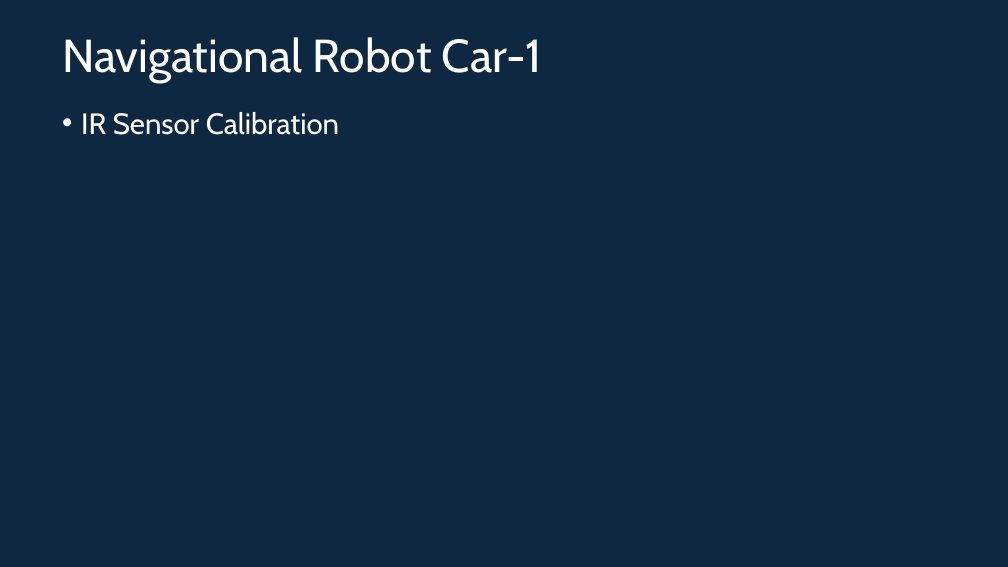
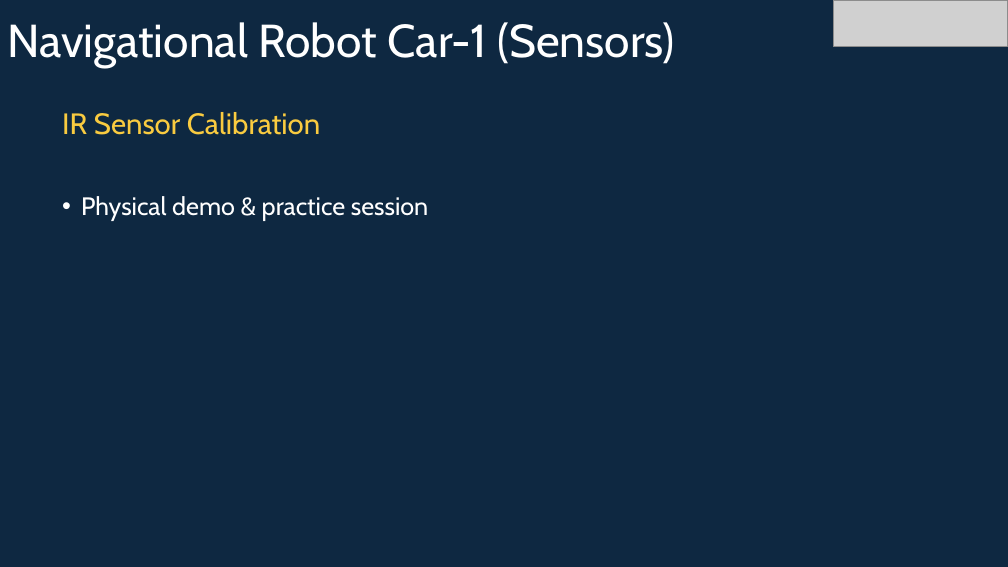
Before and after one commit to info-zas/Training, a slide deck: slide 16 of GPREC/04_Navigational_Robot_Car-1-Sensors/ZASRobotics_Car-1.pptx (slide 11 before the commit). Drawn at 1008x567 pixels with LibreOffice and Linux fonts; fonts in the diff are those of the drawing; grey boxes stand for pictures. Boxes give left, top, right and bottom in pixels: in the first picture for what was removed or moved away, otherwise in the second. Text is boxed around its words. In the diff, an @@ line names an element or a change of style, - is before the commit and + after.

```diff
--- a/GPREC/04_Navigational_Robot_Car-1-Sensors/ZASRobotics_Car-1.pptx
+++ b/GPREC/04_Navigational_Robot_Car-1-Sensors/ZASRobotics_Car-1.pptx
@@ title at [8, 22, 675, 68]: text changed @@
-Navigational Robot Car-1
+Navigational Robot Car-1 (Sensors)
@@ picture added at [833, 0, 1007, 47] @@
@@ text at [62, 112, 320, 135]: text colour #FFFFFF to #F9CB40 in "IR Sensor Calibration"; bullet • to none @@
@@ text at [81, 196, 428, 221]: paragraph added @@
+• Physical demo & practice session
```
Also in this commit, not shown: 9 other slides changed, 10 slides added, 3 slides removed, 5 other files.
